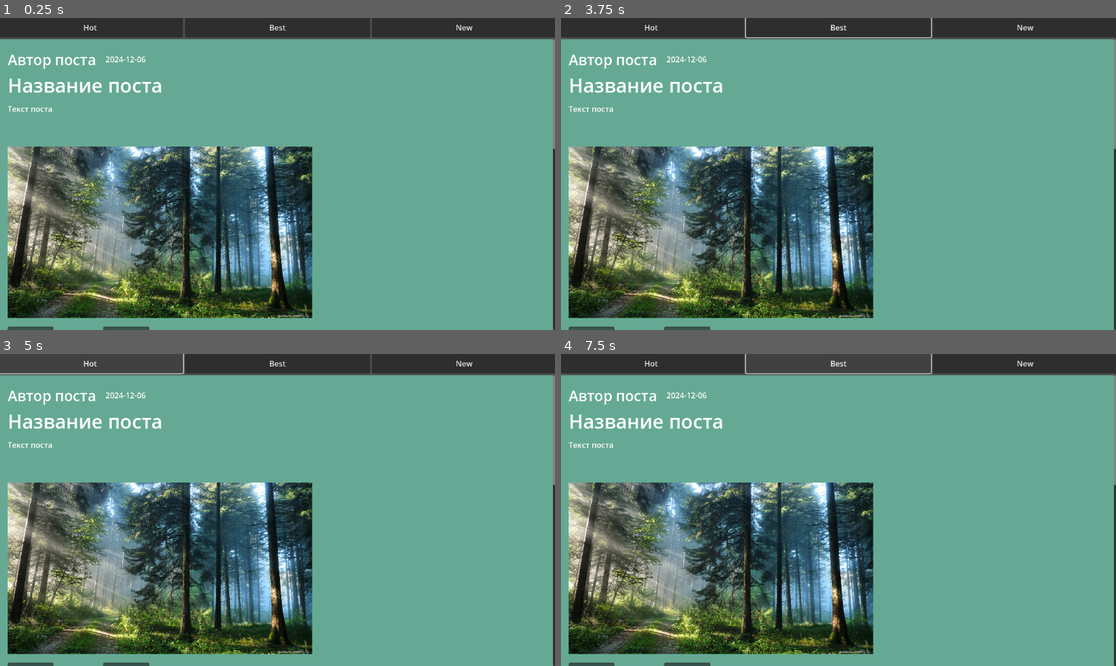
Above: before the commit, frames 1-4 (two rows, left to right).
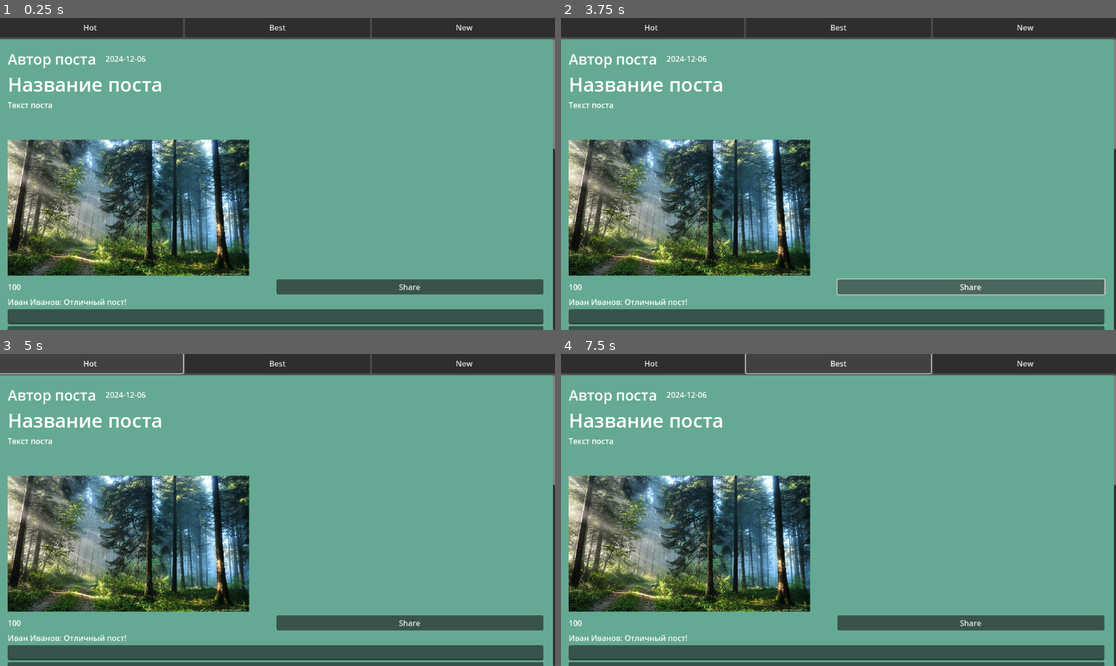
Above: after the commit, the same moments.

Repository: DanisGaleev/Jam
Game: Godot game, scene res://main/main.tscn
The game is run twice, just before and just after one commit, with the same random seed, the same clock (stepped at 60 frames per second) and the same inputs.
Inputs (mouse positions are in pixels of both pictures, inside the frame that each line leads up to):
- Up to frame 1 (0.25 s): no input
- Up to frame 2 (3.75 s): click "Hot" at 0.5 s; click "New" at 1.25 s; click "New" at 2 s; click "Best" at 2.75 s; click (971, 286) at 3.5 s, where only the run after the commit has a clickable "Share"
- Up to frame 3 (5 s): click "Hot" at 4.25 s
- Up to frame 4 (7.5 s): click "Best" at 5 s; click (971, 622) at 5.75 s, where only the run after the commit has a clickable "Share"; click "Hot" at 6.5 s; click "Best" at 7.25 s

The runs differ from the first frame. In frame 1, 34% of the frame differs, in the area x 1-98%, y 11-100%; in frame 2, 35%, in the area x 1-99%, y 0-100%; in frame 3, 34%; in frame 4, 34%.

Commit message:
comments upload

Diff:
--- a/main/main.gd
+++ b/main/main.gd
@@ -22,4 +22,38 @@
 			pst.image.stretch_mode = TextureRect.STRETCH_KEEP_ASPECT
 			pst.image.size_flags_stretch_ratio = 8
 			pst.custom_minimum_size.y = 648
-		pst.views.text = str(post.views)
+		#pst.views.text = str(post.views)
+		for comment in post.comments:
+			var comment_label = Label.new()
+			comment_label.text = comment.user_name + ": " + comment.text
+			pst.comments_container.add_child(comment_label)
+
+
+		pst.send_button.connect(
+			"pressed",
+			Callable(self, "_on_send_comment").bind(post, pst),
+			3)
+
+
+func _on_send_comment(post: Dictionary, post_node: Node):
+	var input_field = post_node.comment_input
+	var comment_text = input_field.text.strip_edges()
+
+	if comment_text == "":
+		print("Комментарий не может быть пустым!")
+		return
+
+	var new_comment = {
+		"user_name": "USER",
+		"comment_date": "12.00",
+		"text": comment_text
+	}
+
+	post.comments.append(new_comment)
+
+	var comment_label = Label.new()
+	comment_label.text = new_comment.user_name + ": " + new_comment.text
+	post_node.comments_container.add_child(comment_label)
+
+	input_field.text = ""
+	print("Комментарий добавлен!")
--- a/thema/thema.gd
+++ b/thema/thema.gd
@@ -7,9 +7,35 @@
 @onready var image: TextureRect = $MarginContainer/VBoxContainer/Image
 @onready var views = $MarginContainer/VBoxContainer/HBoxContainer/Views
 
+@onready var comments_container = $MarginContainer/VBoxContainer/comments_container
+@onready var comment_input = $MarginContainer/VBoxContainer/comment_input
+@onready var send_button = $MarginContainer/VBoxContainer/send_button
+
 var comments: Array = []
+
+
 
 func _on_comments_pressed():
 	Main.theme_title = title.text
 	Main.theme_body = body.text
 	get_tree().change_scene_to_file("res://thema/theme_view.tscn")
+
+func _on_send_comment():
+	var comment_text = comment_input.text.strip_edges()
+	if comment_text == "":
+		print("Комментарий не может быть пустым!")
+		return
+
+	var comment = {
+		"user_name": "USER",
+		"comment_date": "12:22",
+		"text": comment_text
+	}
+	comments.append(comment)
+
+	var comment_label = Label.new()
+	comment_label.text = comment.user_name + ": " + comment.text
+	comments_container.add_child(comment_label)
+
+	comment_input.text = ""
+	print("Комментарий добавлен!")
--- a/thema/thema.tscn
+++ b/thema/thema.tscn
@@ -81,11 +81,6 @@
 layout_mode = 2
 size_flags_vertical = 10
 
-[node name="Comments" type="Button" parent="MarginContainer/VBoxContainer/HBoxContainer"]
-layout_mode = 2
-size_flags_horizontal = 3
-text = "Comment"
-
 [node name="Views" type="Label" parent="MarginContainer/VBoxContainer/HBoxContainer"]
 layout_mode = 2
 size_flags_horizontal = 3
@@ -97,9 +92,12 @@
 text = "Share
 "
 
-[node name="Container" type="Container" parent="MarginContainer/VBoxContainer/HBoxContainer"]
+[node name="comments_container" type="HBoxContainer" parent="MarginContainer/VBoxContainer"]
 layout_mode = 2
-size_flags_horizontal = 3
-size_flags_stretch_ratio = 8.53
 
-[connection signal="pressed" from="MarginContainer/VBoxContainer/HBoxContainer/Comments" to="." method="_on_comments_pressed"]
+[node name="comment_input" type="LineEdit" parent="MarginContainer/VBoxContainer"]
+layout_mode = 2
+
+[node name="send_button" type="Button" parent="MarginContainer/VBoxContainer"]
+layout_mode = 2
+text = "Добавить комментарий"
